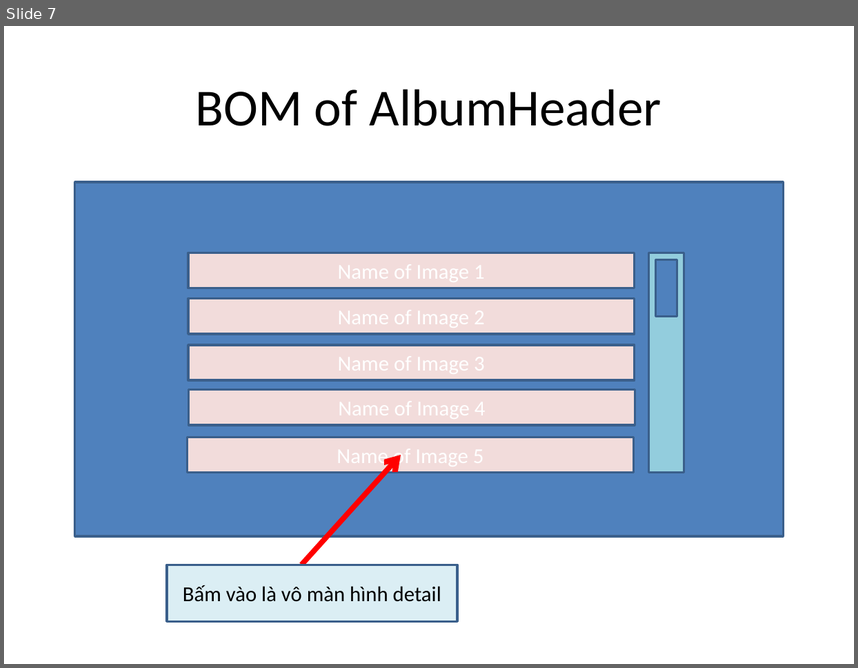
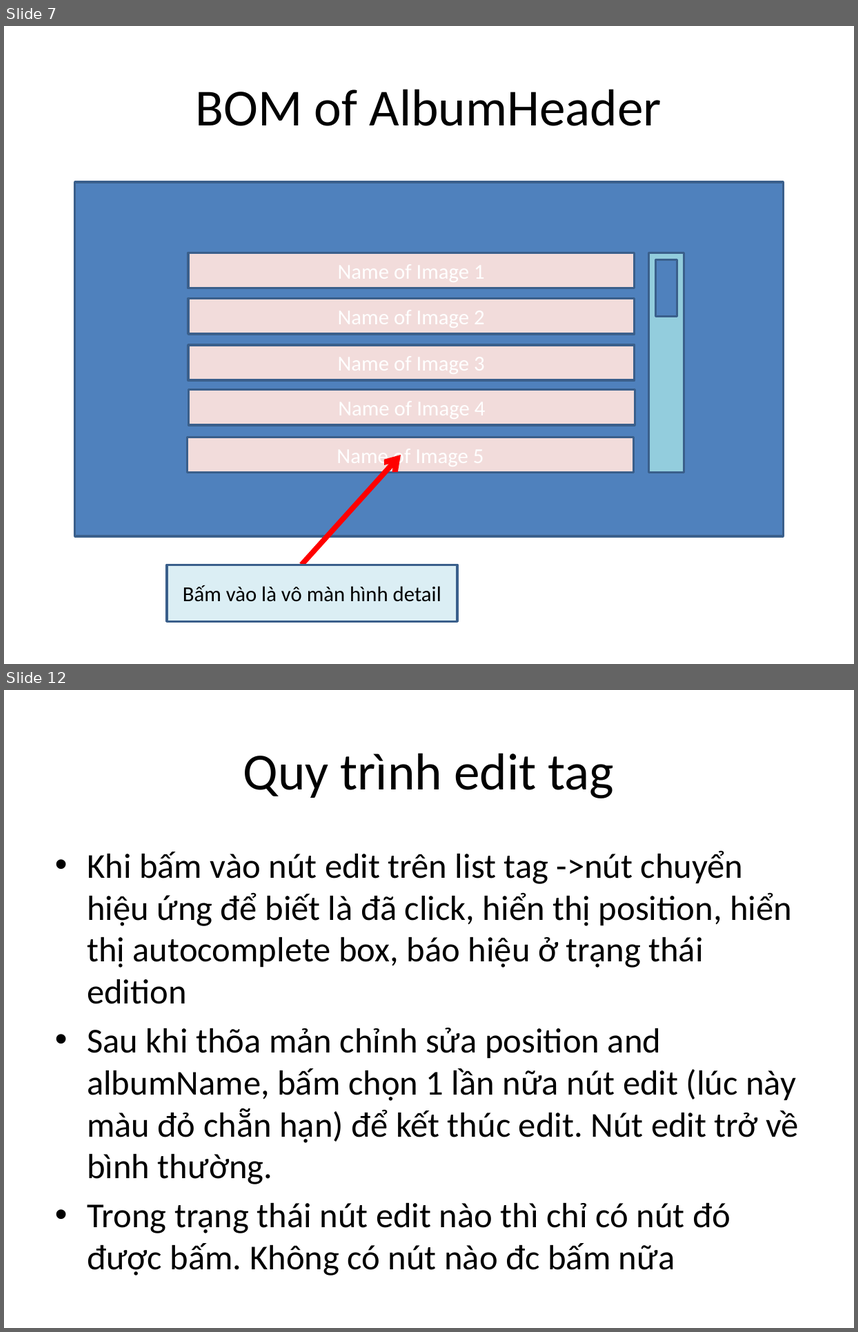
Before and after one commit to google-code-export/dau-gia-truc-tuyen-dhnl2, a slide deck: source/musicpage/Documents/Music page.pptx. Shown one above the other, each under a label of ours: slide 7 before the commit, slides 7 and 12 after it; the slides between them are not shown. The pictures are 858x668 and 858x1332 pixels, drawn with LibreOffice and Linux fonts; fonts in the diff are those of the drawing. Boxes give left, top, right and bottom in pixels: in the first picture for what was removed or moved away, otherwise in the second. Text is boxed around its words. In the diff, an @@ line names an element or a change of style, - is before the commit and + after.

```diff
--- a/source/musicpage/Documents/Music page.pptx
+++ b/source/musicpage/Documents/Music page.pptx
@@ slide 12 added at box(4, 690, 854, 1328), background #FFFFFF @@
@@ title added at box(243, 753, 615, 798), 44 pt, text #000000 @@
+Quy trình edit tag
@@ text added at box(87, 850, 799, 1275), 29.6 pt, text #000000 @@
+• Khi bấm vào nút edit trên list tag ->nút chuyển hiệu ứng để biết là đã click, hiển thị position, hiển thị autocomplete box, báo hiệu ở trạng thái edition
+• Sau khi thõa mản chỉnh sửa position and albumName, bấm chọn 1 lần nữa nút edit (lúc này màu đỏ chẵn hạn) để kết thúc edit. Nút edit trở về bình thường.
+• Trong trạng thái nút edit nào thì chỉ có nút đó được bấm. Không có nút nào đc bấm nữa
```
Also in this commit, not shown: 1 slide changed, 3 other slides added.
